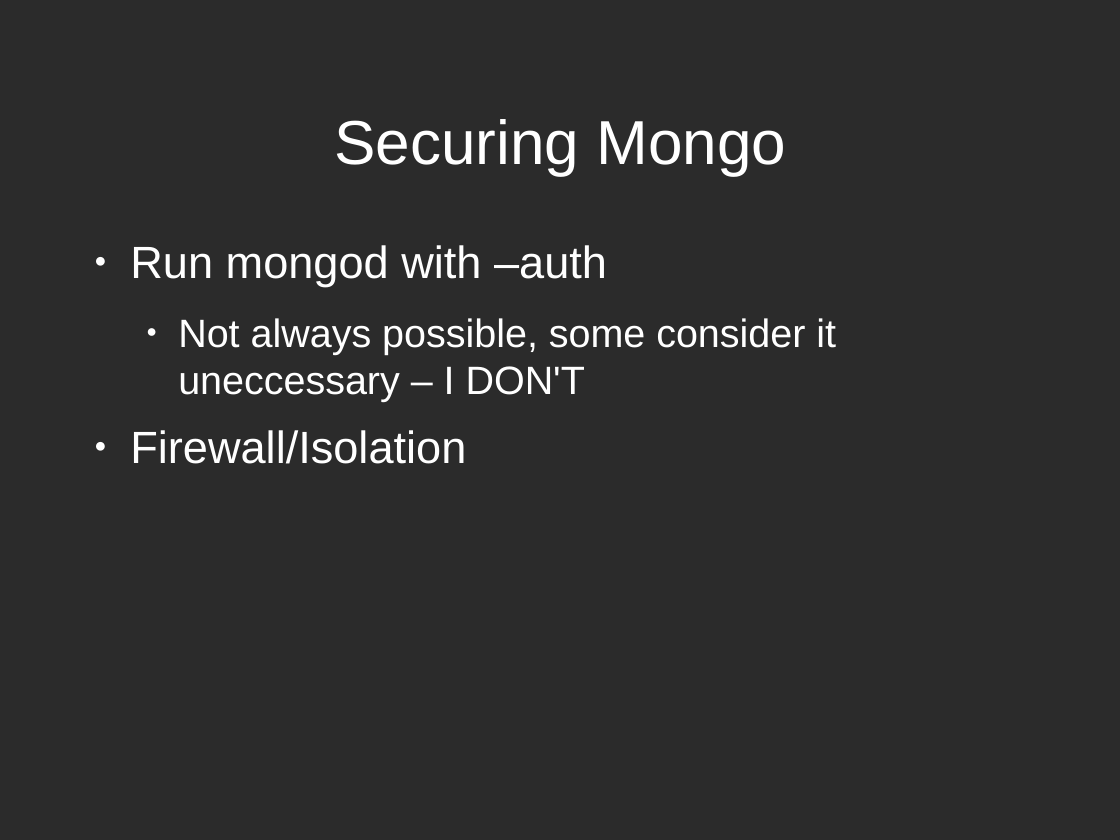
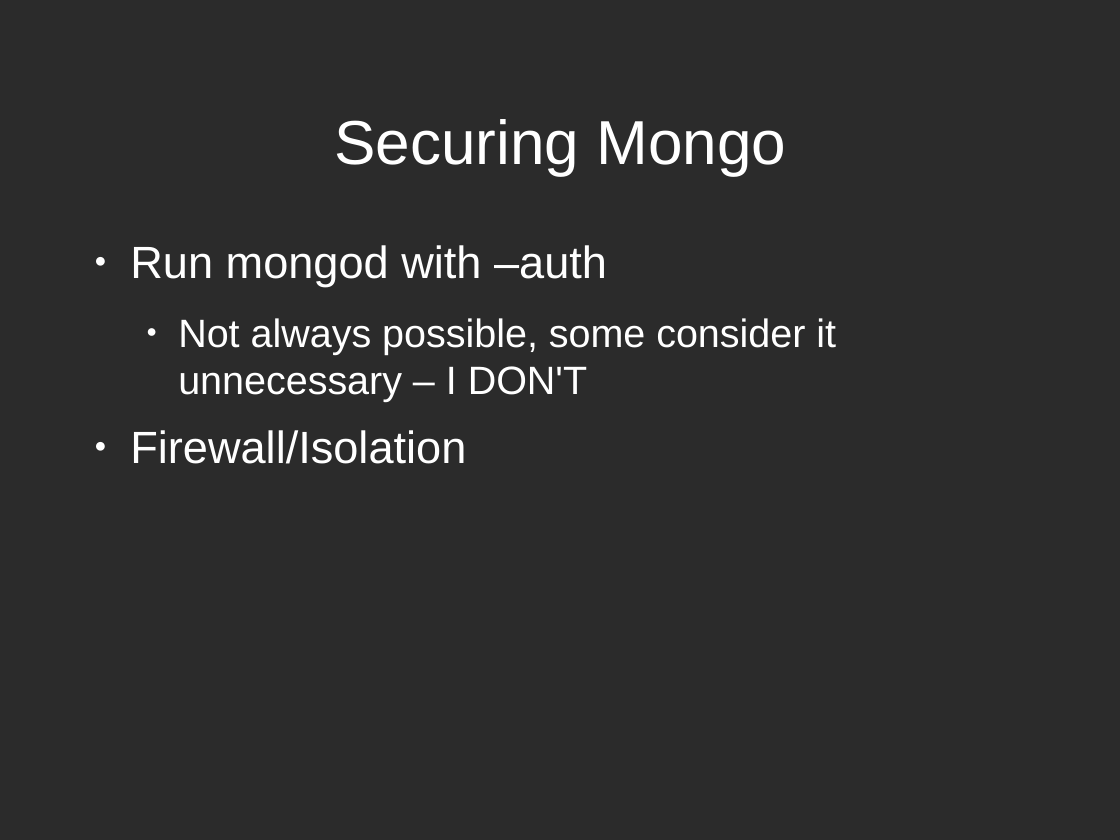
Before and after one commit to zippy1981/TalkMaterials, a slide deck: slide 16 of MongoMeetup/2010-July/Mongo Windows Administration for the Unix Programmer.odp (slide 13 before the commit). Drawn at 1120x840 pixels with LibreOffice and Linux fonts; fonts in the diff are those of the drawing; background and template pictures are left out; a plain dark background stands for a picture behind light text. Boxes give left, top, right and bottom in pixels: in the first picture for what was removed or moved away, otherwise in the second. Text is boxed around its words. In the diff, an @@ line names an element or a change of style, - is before the commit and + after.

```diff
--- a/MongoMeetup/2010-July/Mongo Windows Administration for the Unix Programmer.odp
+++ b/MongoMeetup/2010-July/Mongo Windows Administration for the Unix Programmer.odp
@@ text at <box>178,318,836,402</box>: text changed @@
-  ● Not always possible, some consider it uneccessary – I DON'T
+  ● Not always possible, some consider it unnecessary – I DON'T
```
Also in this commit, not shown: 7 other slides changed, 3 slides added.
